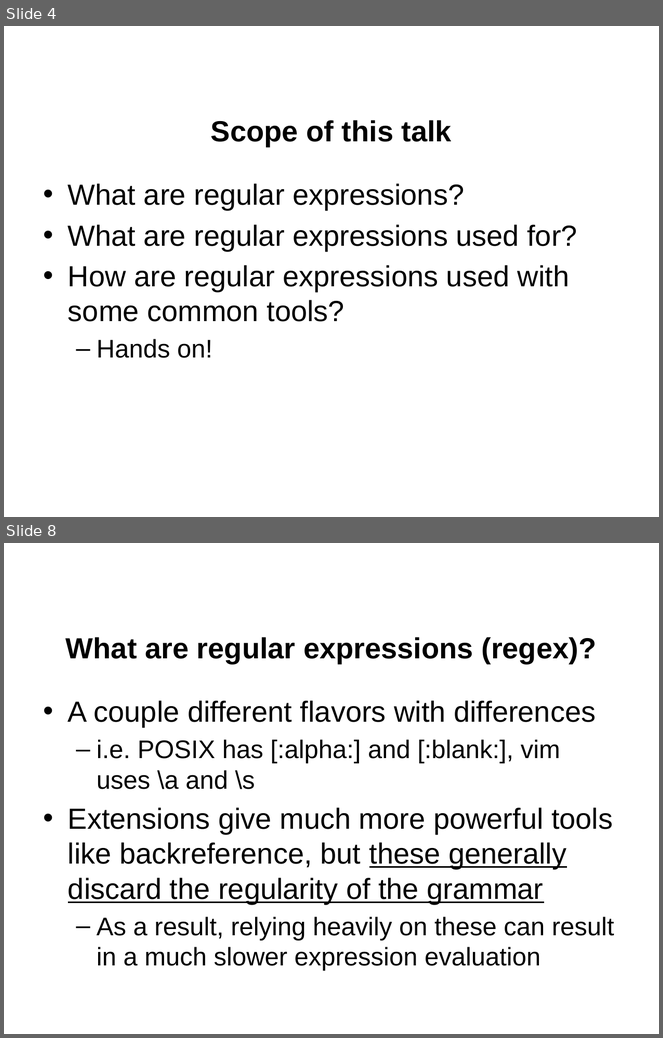
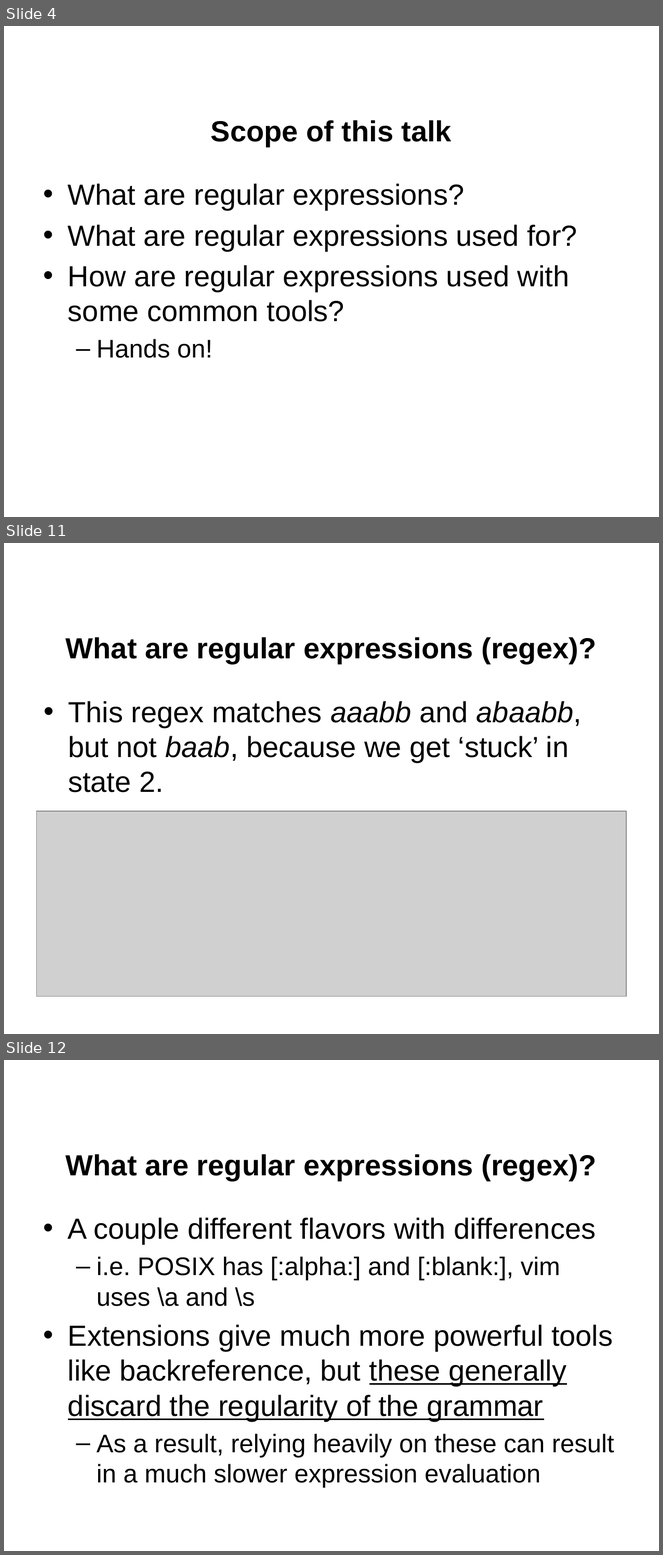
Before and after one commit to jgerity/talks, a slide deck: 2017/computing_workgroup/regex/regular_expressions.pptx. Shown one above the other, each under a label of ours: slides 4 and 8 before the commit, slides 4, 11 and 12 after it; the slides between them are not shown. The pictures are 663x1038 and 663x1555 pixels, drawn with LibreOffice and Linux fonts; fonts in the diff are those of the drawing; grey boxes stand for pictures; background and template pictures are left out. Boxes give left, top, right and bottom in pixels: in the first picture for what was removed or moved away, otherwise in the second. Text is boxed around its words. In the diff, an @@ line names an element or a change of style, - is before the commit and + after.

Commit message:
Added some example regex, metacharacter table, state machine figure

```diff
--- a/2017/computing_workgroup/regex/regular_expressions.pptx
+++ b/2017/computing_workgroup/regex/regular_expressions.pptx
@@ slide 11 added at [4, 543, 659, 1034], background picture (left out) @@
@@ title added at [66, 637, 596, 664], 32 pt, text #000000, bold @@
+What are regular expressions (regex)?
@@ text added at [68, 701, 582, 793], 32 pt, text #000000 @@
+• This regex matches aaabb and abaabb, but not baab, because we get ‘stuck’ in state 2.
@@ picture added at [37, 811, 626, 996] @@
@@ what was slide 8 is now slide 12 @@
```
Also in this commit, not shown: 4 slides changed, 4 other slides added, 1 slide removed.
